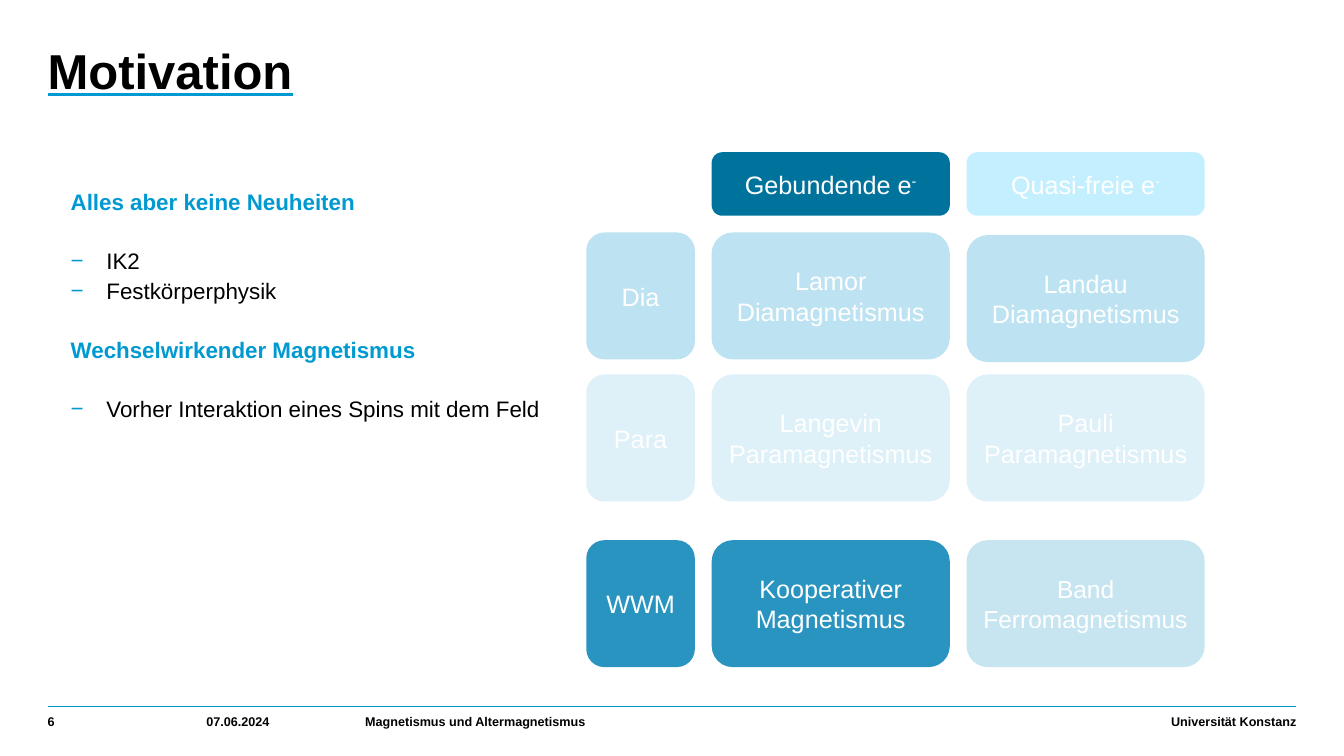
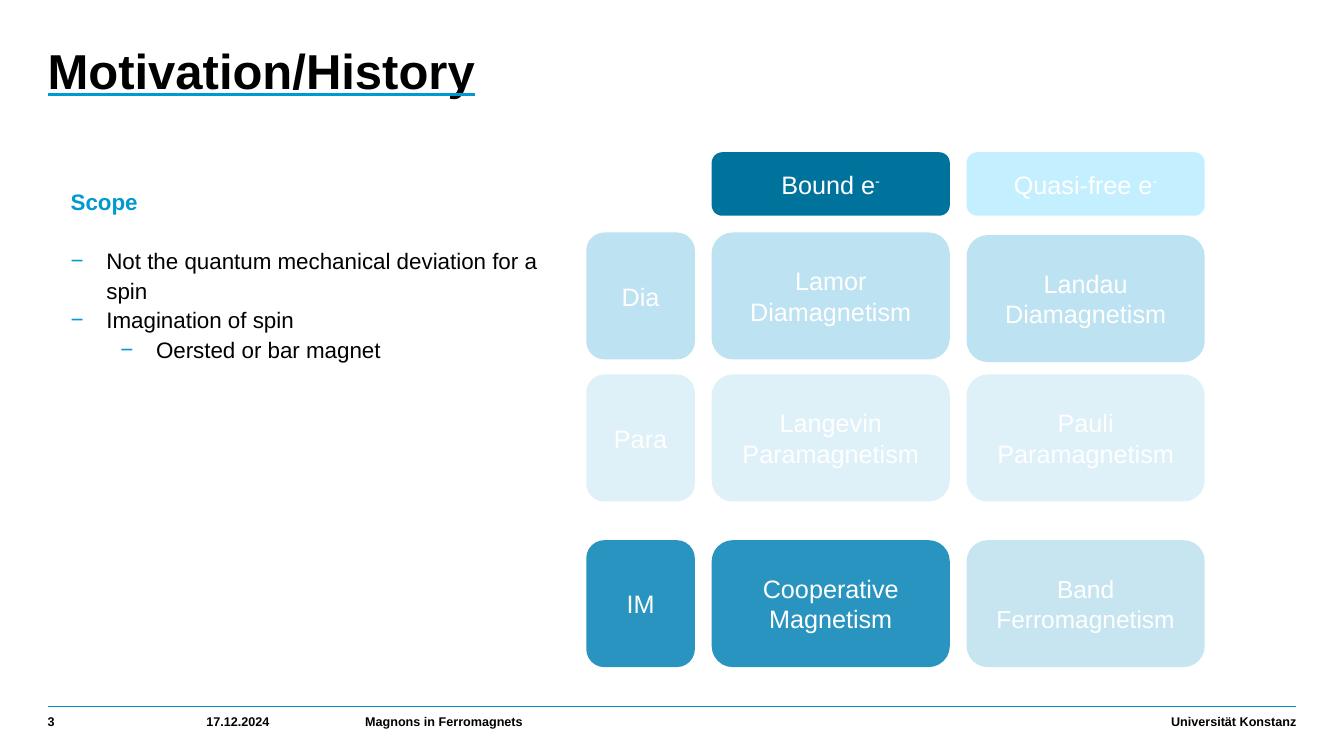
Before and after one commit to HolykingJulex/SeminarSaM, a slide deck: slide 3 of Vortrag.pptx (slide 6 before the commit). Drawn at 1344x756 pixels with LibreOffice and Linux fonts; fonts in the diff are those of the drawing. Boxes give left, top, right and bottom in pixels: in the first picture for what was removed or moved away, otherwise in the second. Text is boxed around its words. In the diff, an @@ line names an element or a change of style, - is before the commit and + after.

```diff
--- a/Vortrag.pptx
+++ b/Vortrag.pptx
@@ title at bbox=[48, 53, 475, 99]: text changed @@
-Motivation
+Motivation/History
@@ text in rounded rectangle at bbox=[781, 175, 875, 195]: text changed @@
-Gebundende e-
+Bound e-
@@ text at bbox=[71, 194, 537, 363]: text changed @@
-Alles aber keine Neuheiten
-    − IK2
-    − Festkörperphysik
-Wechselwirkender Magnetismus
-    − Vorher Interaktion eines Spins mit dem Feld
+Scope
+    − Not the quantum mechanical deviation for a spin
+    − Imagination of spin
+      − Oersted or bar magnet
@@ text in rounded rectangle at bbox=[750, 273, 911, 326]: text changed @@
-Lamor Diamagnetismus
+Lamor Diamagnetism
@@ text in rounded rectangle at bbox=[1005, 305, 1166, 328]: text changed @@
-Diamagnetismus
+Diamagnetism
@@ text in rounded rectangle at bbox=[627, 595, 655, 613]: text changed @@
-WWM
+IM
@@ text in rounded rectangle at bbox=[763, 579, 899, 634]: text changed @@
-Kooperativer Magnetismus
+Cooperative Magnetism
@@ text at bbox=[206, 717, 269, 726]: text changed @@
-07.06.2024
+17.12.2024
@@ text at bbox=[365, 717, 523, 729]: text changed @@
-Magnetismus und Altermagnetismus
+Magnons in Ferromagnets
```
Also in this commit, not shown: 46 other slides changed, 7 slides added, 8 slides removed.
